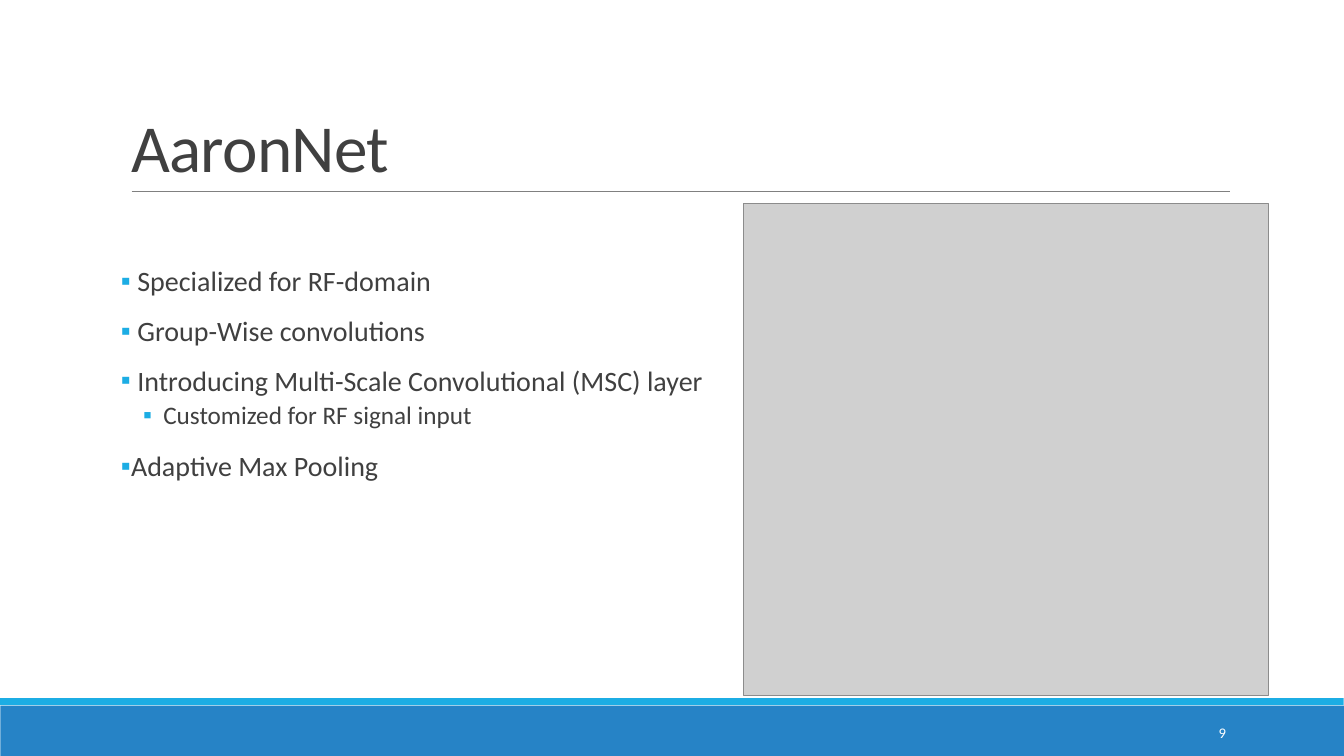
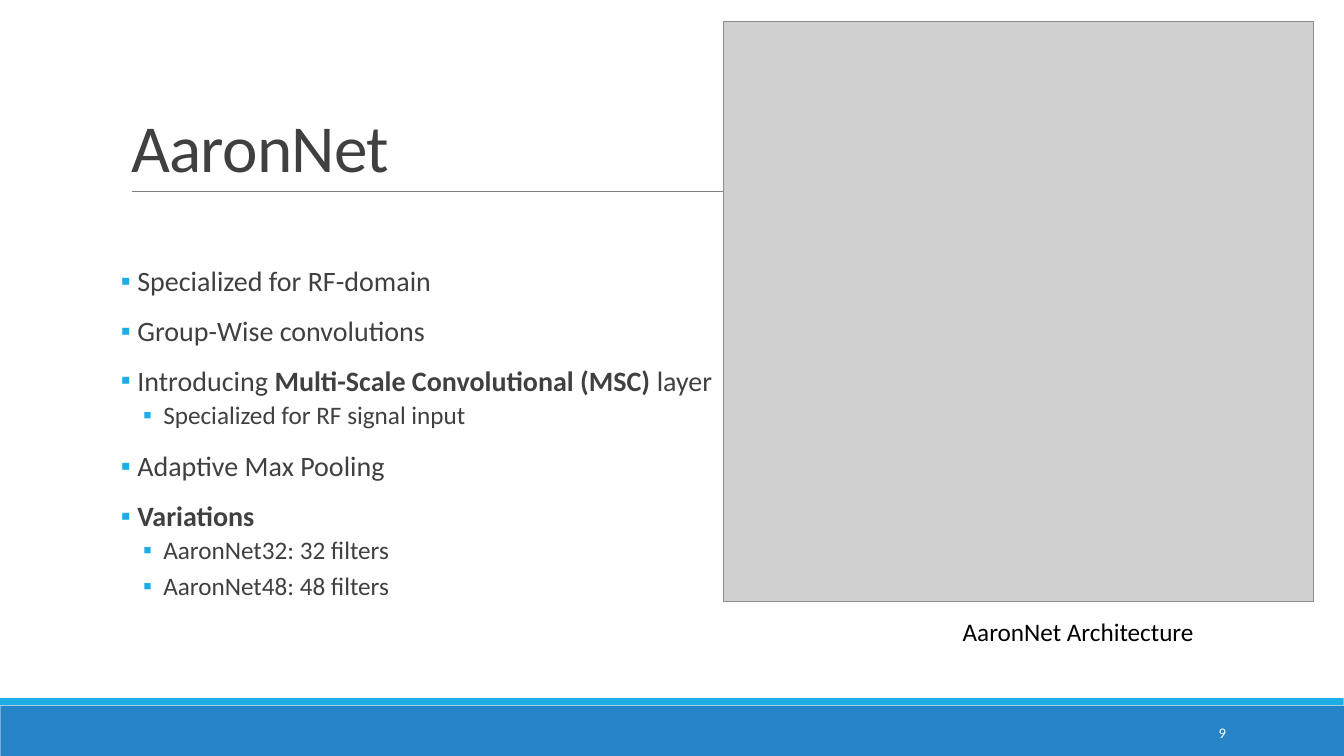
Before and after one commit to ITU-AI-ML-in-5G-Challenge/ITU-ML5G-PS-007-Aaronica, a slide deck: slide 9 of Presentation/GrandFinale.pptx. Drawn at 1344x756 pixels with LibreOffice and Linux fonts; fonts in the diff are those of the drawing; grey boxes stand for pictures. Boxes give left, top, right and bottom in pixels: in the first picture for what was removed or moved away, otherwise in the second. Text is boxed around its words. In the diff, an @@ line names an element or a change of style, - is before the commit and + after.

```diff
--- a/Presentation/GrandFinale.pptx
+++ b/Presentation/GrandFinale.pptx
@@ picture: place and size @@
-picture at [743, 204, 1268, 696]
+picture at [724, 21, 1314, 602]
@@ text at [137, 370, 712, 396]: bold on in "Multi-Scale Convolutional (MSC)" @@
@@ text at [163, 406, 465, 429]: text changed @@
-  ▪ Customized for RF signal input
+  ▪ Specialized for RF signal input
@@ text at [137, 506, 389, 595]: paragraphs added @@
+▪ Variations
+  ▪ AaronNet32: 32 filters
+  ▪ AaronNet48: 48 filters
@@ text added at [963, 623, 1194, 642], 18 pt, text #000000 @@
+AaronNet Architecture
```
Also in this commit, not shown: 8 other slides changed, 2 slides added, 1 other file.
